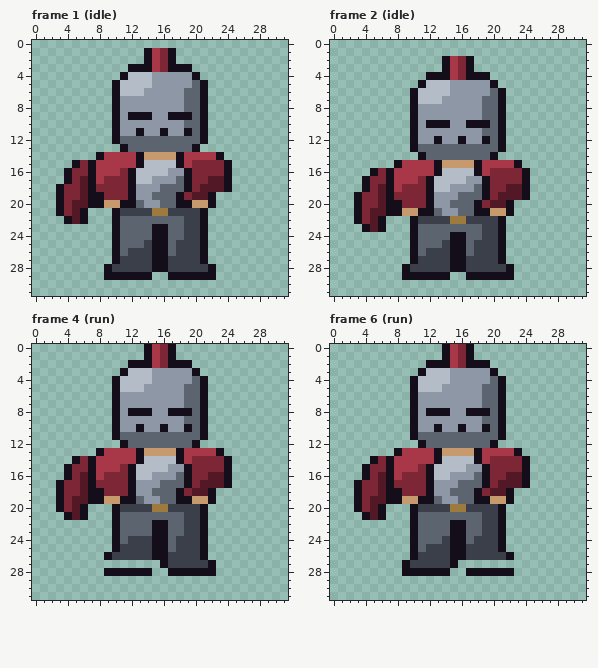
Pixel-art file -- assets/aseprite/warrior_32.aseprite. This is how it looked before the edit.
32x32 pixels, 10 frames. Shown: frame 1 (idle), frame 2 (idle), frame 4 (run), frame 6 (run). The commit also changed other frames, which this record leaves out.
The same view after the edit:
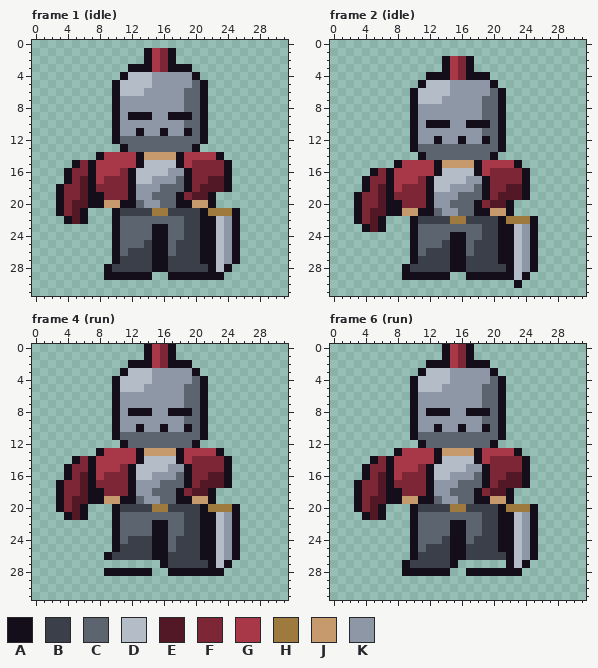
Palette (. is transparent): A #140e1a  B #3a3f4a  C #5c6470  D #b4bcc8  E #521826  F #7d2635  G #a83848  H #9e7a3e  J #c79a6d  K #8e97a6
Edits made:
Changed rows in their new state; - is an unchanged pixel.
Frame 1 (idle):
first column x 22:
21 HHHA
22 ADKA
23 ADKA
24 ADKA
25 ADKA
26 ADKA
27 ADKA
28 -DA-
29 -A--
Frame 2 (idle):
first column x 22:
22 HHHA
23 ADKA
24 ADKA
25 ADKA
26 ADKA
27 ADKA
28 -DKA
29 -DA-
30 -A--
Frame 4 (run):
first column x 22:
20 HHHA
21 ADKA
22 ADKA
23 ADKA
24 ADKA
25 ADKA
26 ADKA
27 -DA-
28 -A--
Frame 6 (run):
first column x 22:
20 HHHA
21 ADKA
22 ADKA
23 ADKA
24 ADKA
25 ADKA
26 -DKA
27 ADA-
28 -A--
Where, in picture pixels (left, top, right, bottom), the same in both pictures:
added: (208, 208, 240, 280)
added: (506, 216, 538, 288)
added: (208, 504, 240, 576)
added: (506, 504, 538, 576)
